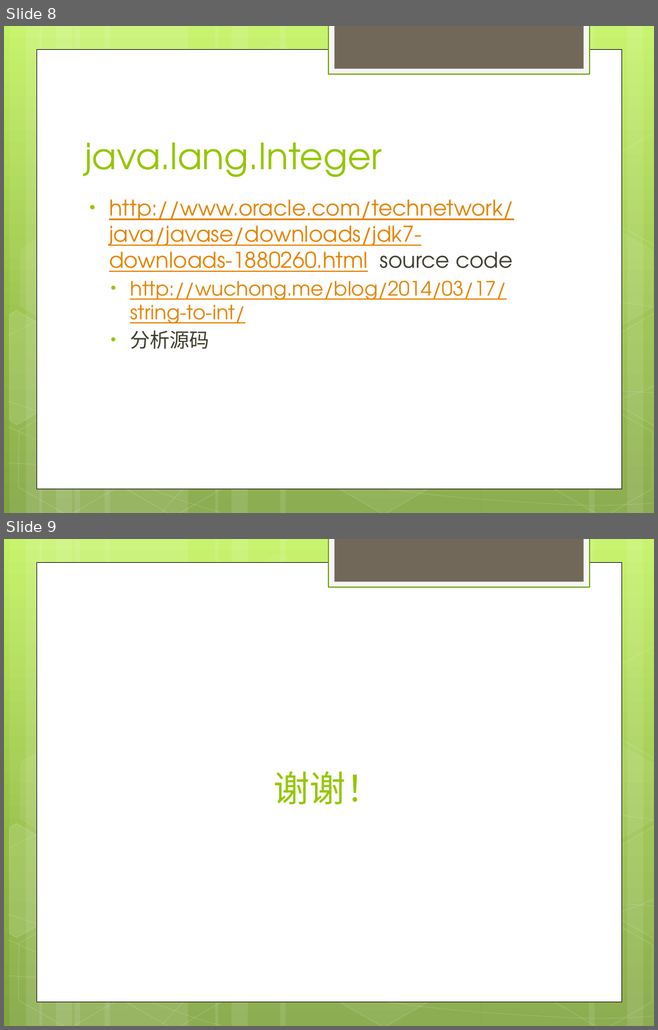
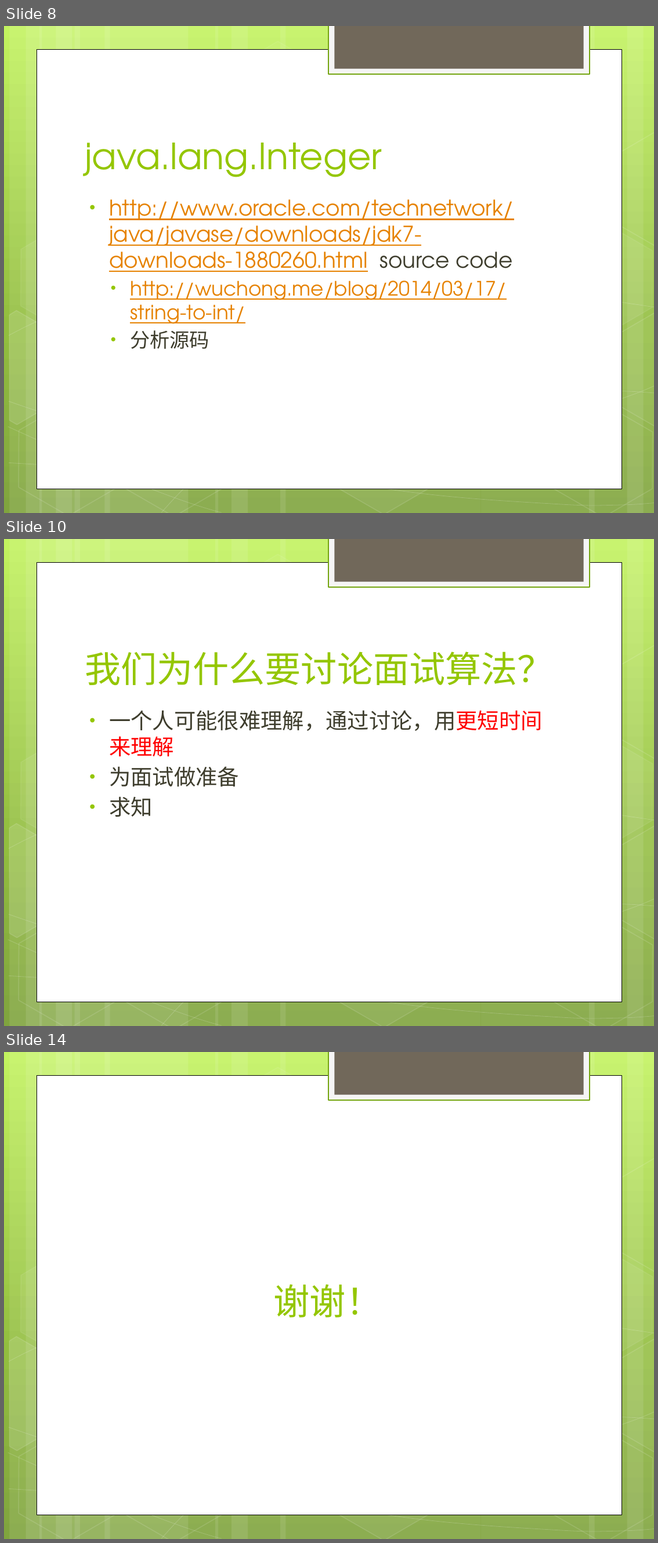
Before and after one commit to novostary/LeetCode, a slide deck: algorithm/string/string - zx.pptx. Shown one above the other, each under a label of ours: slides 8 and 9 before the commit, slides 8, 10 and 14 after it; the slides between them are not shown. The pictures are 658x1030 and 658x1543 pixels, drawn with LibreOffice and Linux fonts; fonts in the diff are those of the drawing. Boxes give left, top, right and bottom in pixels: in the first picture for what was removed or moved away, otherwise in the second. Text is boxed around its words. In the diff, an @@ line names an element or a change of style, - is before the commit and + after.

```diff
--- a/algorithm/string/string - zx.pptx
+++ b/algorithm/string/string - zx.pptx
@@ slide 10 added at (4,539,654,1026), background gradient #C3F35F to #93BF3F to #81A53E; not listed: 31 template elements that a slide beside it also shows @@
@@ title added at (85,652,553,685), 40 pt, text #94C600 @@
+我们为什么要讨论面试算法？
@@ text added at (109,710,542,817), 24 pt, text #3E3D2D @@
+• 一个人可能很难理解，通过讨论，用更短时间来理解
+• 为面试做准备
+• 求知
@@ what was slide 9 is now slide 14 @@
```
Also in this commit, not shown: 1 slide changed, 4 other slides added, 10 other files.
